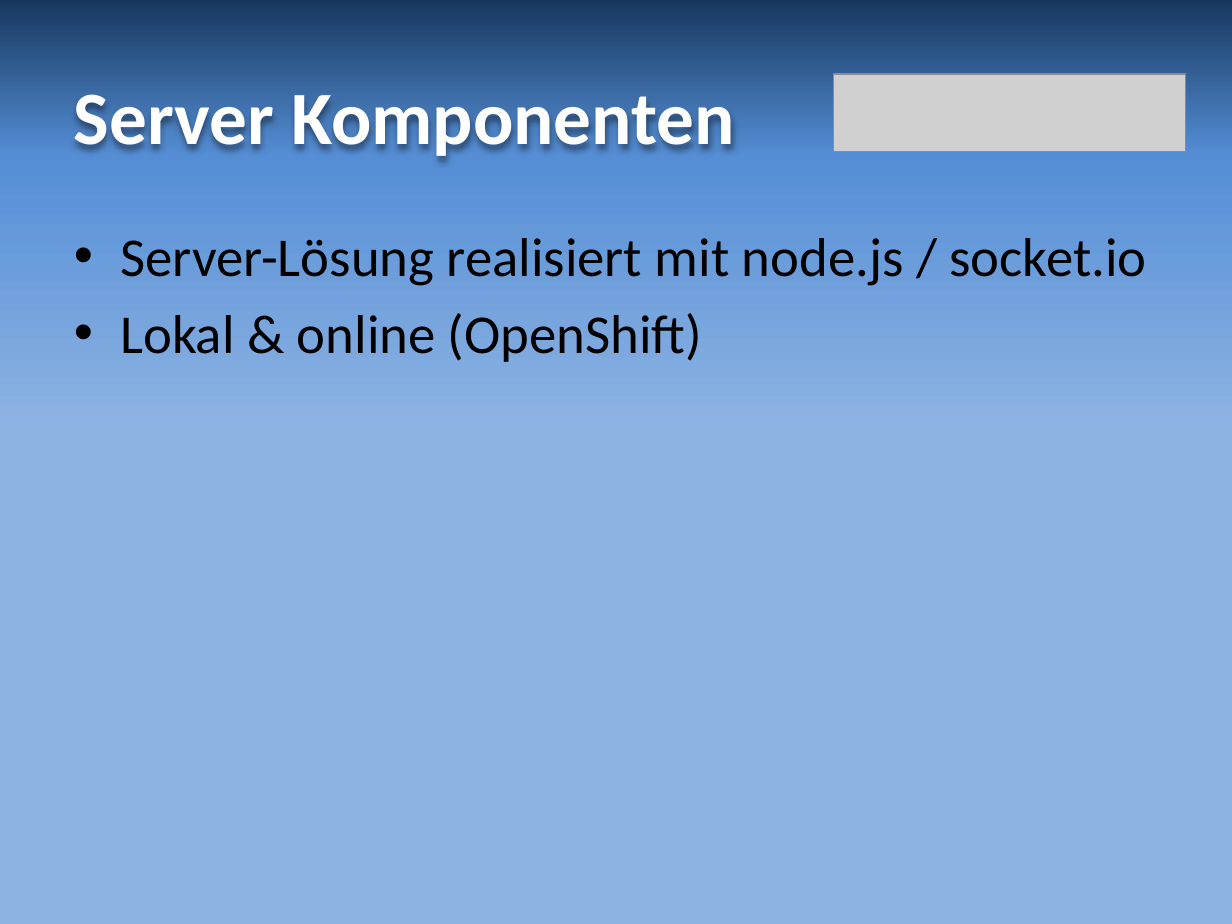
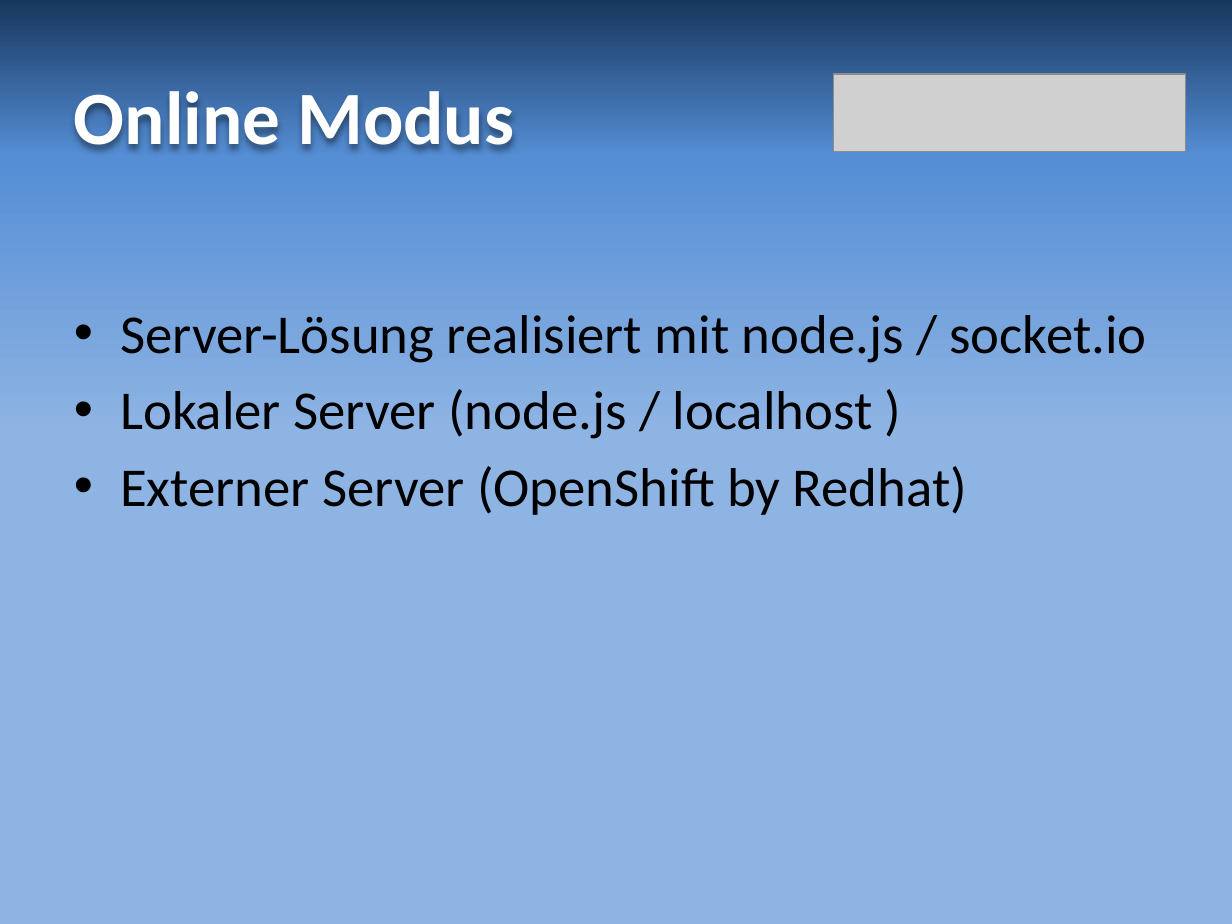
Before and after one commit to grrd01/Reversi---Legacy-BFH-Version, a slide deck: slide 4 of resources/reversi_praesentation.pptx (slide 3 before the commit). Drawn at 1232x924 pixels with LibreOffice and Linux fonts; fonts in the diff are those of the drawing; grey boxes stand for pictures. Boxes give left, top, right and bottom in pixels: in the first picture for what was removed or moved away, otherwise in the second. Text is boxed around its words. In the diff, an @@ line names an element or a change of style, - is before the commit and + after.

```diff
--- a/resources/reversi_praesentation.pptx
+++ b/resources/reversi_praesentation.pptx
@@ title at (74, 91, 514, 148): text changed @@
-Server Komponenten
+Online Modus
@@ text at (120, 389, 967, 515): text changed @@
-• Lokal & online (OpenShift)
+• Lokaler Server (node.js / localhost )
+• Externer Server (OpenShift by Redhat)
```
Also in this commit, not shown: 3 other slides changed, 3 slides added, 1 slide removed.
